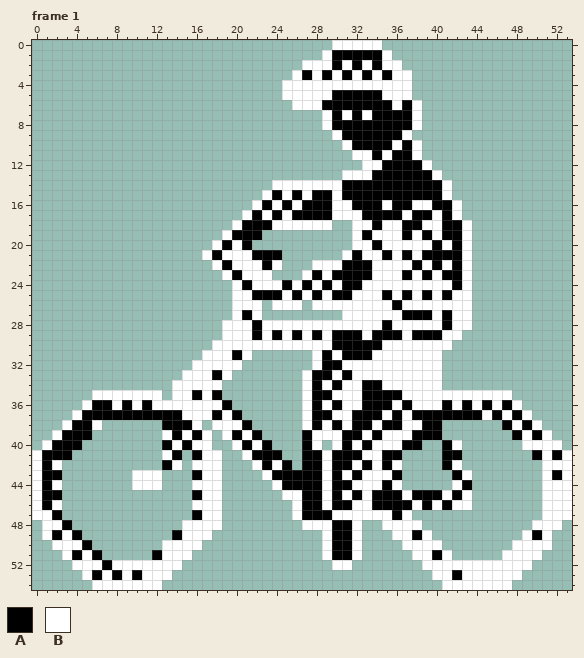
Pixel-art file -- Assets/Aseprite/New/Cyclist.aseprite. That is the earlier state.
54x55 pixels, 1 frame. Shown: frame 1. The commit also changed other frames, which this record leaves out.
Visible layers, top first: "Rider", "Bike".
Palette (. is transparent): A #000000  B #ffffff
Pixels before, frame 1 (only the part around the change), first column x 0:
 0 ..............................BBBBB...................
 1 .............................BAAAAAB..................
 2 ...........................BBBABABABB.................
 3 ..........................BABABABABABB................
 4 .........................BBBBBBBBBBBBB................
 5 .........................BBBBBAAAAABBB................
 6 ..........................BBBAAAAAAABAB...............
 7 .............................BABABAAAAB...............
 8 .............................BAAAAAAAAB...............
 9 ..............................BAAAAAAB................
10 ...............................BAAAABAB...............
11 ................................BBABAAB...............
12 .................................BBAAAAB..............
13 ...............................BBBAAAAAAB.............
14 ........................BBBBBBBAAAAAAAAAAB............
15 .......................BABABAABAAAAAAAAAAB............
16 ......................BABABAAABBAAABAABBAAB...........
17 .....................BABABAAAABBBAAAABAABAB...........
18 ....................BAAABBBBBB..BBABBAABBAAB..........
19 ...................BAAA.........BABBBABABAAB..........
20 ..................BABA..........BBABBBBBABAB..........
21 .................BABBBAAA......BABBABABAAAAB..........
22 ..................BABBBAB...BBBAAABBBBABABAB..........
23 ...................BABBB...BABAAAABBBABABAAB..........
24 ....................BABBBABABABAABBBBBBBBBAB..........
25 ....................BBAAABABABAABBBABABABABB..........
26 ....................BBB.BBB.BBBBBBBBABBBBBBB..........
27 ....................BAB........BBBBBBAAABABB..........
28 ...................BBBABBBBBBBBBBBBABBBBBABB..........
29 ...................BBBABABABABAAABAAABAAABB...........
30 ..................BBBBBBBBBBBBAAAAABBBBBBB............
31 .................BBBAB......BABAAABBBBBBB.............
32 ................BBBBB.......BAABBBBBBBBBB.............
33 ...............BBBAB.......BAABABBBBBBBBB.............
34 ..............BBBBB........BABABBAABBBBBB.............
35 ......BBBBBBB.BBABA........BAABBBAAAABBBBBBBBBBB......
36 .....BAABABABBBBBBBA.......BABABBAAABABBBABABABAB.....
37 ....BAAAAAAAAAABBBABA......BAABBAAABABAAAAAAABABAB....
38 ...BAAB......AAAB.BBBA.....BABABAABAABBAA......ABAB...
39 ..BAAA.......BABAB.BABA....ABBBAABABBBAAA.......ABAB..
40 .BAAA........ABABB..BABA...AB.BABABBBAA..AB......BBBB.
41 BAAA.........BA.ABB..BAAA..AABAAABBAA....AA.......ABAB
42 BAB..........AB.BBB...BABA.AABAABABAB....AB........BBB
43 BAA.......BBB...ABB....BAAAAABABABBBA.....AB.......BAB
44 BAB.......BBB...BBB.....BAAAABAABBBAB.....BA.......BBB
45 BAA.............ABB......BBAABABABAAABAAABAB.......BBB
46 BAB.............BBB.......BAABAABBAAAABABABB.......BBB
47 BBA.............ABB.......BAAABBBBBBAB.............BBB
48 .BBA...........BBBB........BBBAAB..BBBB...........BBB.
49 .BABA.........ABBB...........BAAB...BBAB.........BAB..
50 ..BBBA.......BBBB............BAAB....BBBB.......BBBB..
51 ...BABA.....ABBB.............BAAB.....BBAB.....BBBB...
52 ....BBBABBBBBBB...............BB.......BBBBBBBBBBB....
53 .....BABABABBB..........................BBABBBBBB.....
54 ......BBBBBBB............................BBBBBBB......
After the commit:
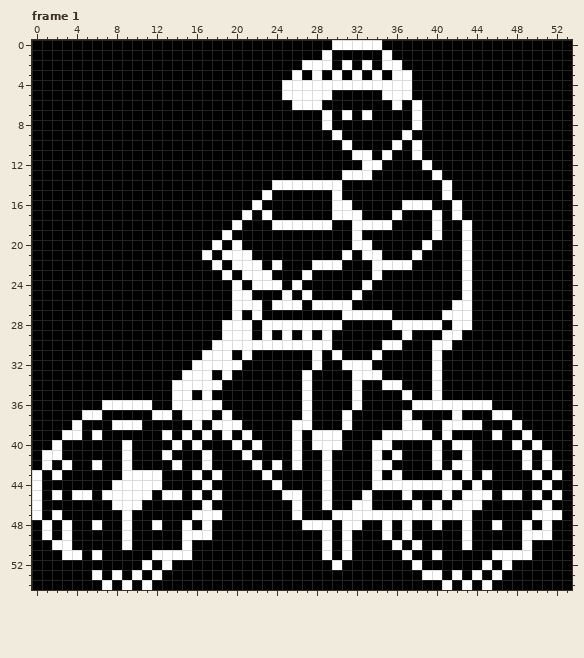
Message: Animate Bike Rider
Edits made:
layer "Layer 1" added
layer "Tire 2" added
layer "Tires" added
Changed rows in their new state; - is an unchanged pixel.
Frame 1:
first column x 0:
 0 AAAAAAAAAAAAAAAAAAAAAAAAAAAAAA-----AAAAAAAAAAAAAAAAAAA
 1 AAAAAAAAAAAAAAAAAAAAAAAAAAAAA-------AAAAAAAAAAAAAAAAAA
 2 AAAAAAAAAAAAAAAAAAAAAAAAAAA----------AAAAAAAAAAAAAAAAA
 3 AAAAAAAAAAAAAAAAAAAAAAAAAA------------AAAAAAAAAAAAAAAA
 4 AAAAAAAAAAAAAAAAAAAAAAAAA-------------AAAAAAAAAAAAAAAA
 5 AAAAAAAAAAAAAAAAAAAAAAAAA-------------AAAAAAAAAAAAAAAA
 6 AAAAAAAAAAAAAAAAAAAAAAAAAA-------------AAAAAAAAAAAAAAA
 7 AAAAAAAAAAAAAAAAAAAAAAAAAAAAA----------AAAAAAAAAAAAAAA
 8 AAAAAAAAAAAAAAAAAAAAAAAAAAAAA----------AAAAAAAAAAAAAAA
 9 AAAAAAAAAAAAAAAAAAAAAAAAAAAAAA--------AAAAAAAAAAAAAAAA
10 AAAAAAAAAAAAAAAAAAAAAAAAAAAAAAA--------AAAAAAAAAAAAAAA
11 AAAAAAAAAAAAAAAAAAAAAAAAAAAAAAAA-------AAAAAAAAAAAAAAA
12 AAAAAAAAAAAAAAAAAAAAAAAAAAAAAAAAA-------AAAAAAAAAAAAAA
13 AAAAAAAAAAAAAAAAAAAAAAAAAAAAAAA----------AAAAAAAAAAAAA
14 AAAAAAAAAAAAAAAAAAAAAAAA------------------AAAAAAAAAAAA
15 AAAAAAAAAAAAAAAAAAAAAAA--A-A--------------AAAAAAAAAAAA
16 AAAAAAAAAAAAAAAAAAAAAA--A-A--------A-B-----AAAAAAAAAAA
17 AAAAAAAAAAAAAAAAAAAAA----A----------BA-----AAAAAAAAAAA
18 AAAAAAAAAAAAAAAAAAAA----------AA--B-A--A----AAAAAAAAAA
19 AAAAAAAAAAAAAAAAAAA----AAAAAAAAA--AAA-A-----AAAAAAAAAA
20 AAAAAAAAAAAAAAAAAA----AAAAAAAAAA---AAAA--A--AAAAAAAAAA
21 AAAAAAAAAAAAAAAAA--------AAAAAA-----A-------AAAAAAAAAA
22 AAAAAAAAAAAAAAAAAA-------AAA-----------A-A--AAAAAAAAAA
23 AAAAAAAAAAAAAAAAAAA-----AAA--A-----AA-A-A---AAAAAAAAAA
24 AAAAAAAAAAAAAAAAAAAA--------A-A---AAAAAAAA--AAAAAAAAAA
25 AAAAAAAAAAAAAAAAAAAA---------A---AA-A-A-A-A-AAAAAAAAAA
26 AAAAAAAAAAAAAAAAAAAA---A---A----AAAA-AAAAA--AAAAAAAAAA
27 AAAAAAAAAAAAAAAAAAAA---AAAAAAAA-----A---AB--AAAAAAAAAA
28 AAAAAAAAAAAAAAAAAAA------------AAAA---------AAAAAAAAAA
29 AAAAAAAAAAAAAAAAAAA--------------A---------AAAAAAAAAAA
30 AAAAAAAAAAAAAAAAAA-------------------AAA--AAAAAAAAAAAA
31 AAAAAAAAAAAAAAAAA-----AAAAAA-------AAAAA-AAAAAAAAAAAAA
32 AAAAAAAAAAAAAAAA-----AAAAAAA------AAAAAA-AAAAAAAAAAAAA
33 AAAAAAAAAAAAAAA-----AAAAAAA---A----AAAAA-AAAAAAAAAAAAA
34 AAAAAAAAAAAAAA-----AAAAAAAA--A-A-----AAA-AAAAAAAAAAAAA
35 AAAAAAAAAAAAAA-----AAAAAAAA---AA------AA-AAAAAAAAAAAAA
36 AAAAAA-B-B-BAA------AAAAAAA--A-A----A----B-B-BA-AAAAAA
37 AAAAABB-----BB-------AAAAAA---A----A------B--AB--AAAAA
38 AAAAB-AABBBAA----A----AAAAB--A----A------BBBBAA---AAAA
39 AAABB-BAAAAAA-----A----AAAB------A----BB-BAAAABA---AAA
40 AAB--AAAABAAA----AAA----AAB--B--A---A--AB--BAAAABA-AAA
41 ABB-AAAAABAAA--A--AAA----AB------A--BAAAB--BAAAAAB---A
42 ABABAABAABAAA--AA-AAAA----B-----A--BAAAAB--BAAAAABA-AA
43 --BAAAAAAB---AAABA-AAAA--------A-A-ABAAAAB--ABAAAABABA
44 --AAAAAABB---AAAA-AAAAAA--------AA-B-BBBBB--BAAAAAA-AA
45 --BABBABBBBBABBABA-AAAAAA------A------------BBABBABA-A
46 --AAAAAABBBAAAAAA-AAAAAAAA------------------BAAAAAA-AA
47 -ABAAAAAABAAAAAAB--AAAAAAA----------B-BBBBBBAAAAAAB--A
48 A-ABAABAABAABAA-A-AAAAAAAAA----B-AA-A-AABAABAABAABA-AA
49 A----AAAABAAAA----AAAAAAAAAAA--BAAABA--AAAABAAAAA-B-AA
50 AA--A-AAABAAAAA-AAAAAAAAAAAAA--BAAAABA-AAAABAAAAA-AAAA
51 AAA-BABAAAAAB---AAAAAAAAAAAAA--BAAAAABAABAAAAAB---AAAA
52 AAAAAAA-AAA-A-AAAAAAAAAAAAAAAA-AAAAAAABAAAAAA-A-AAAAAA
53 AAAAAABABABA-AAAAAAAAAAAAAAAAAAAAAAAAAAB-ABA-A-AAAAAAA
54 AAAAAAA-A-A-AAAAAAAAAAAAAAAAAAAAAAAAAAAAA-A-A-AAAAAAAA
Where, in picture pixels (left, top, right, bottom), the same in both pictures:
changed: (32, 40, 572, 590)
